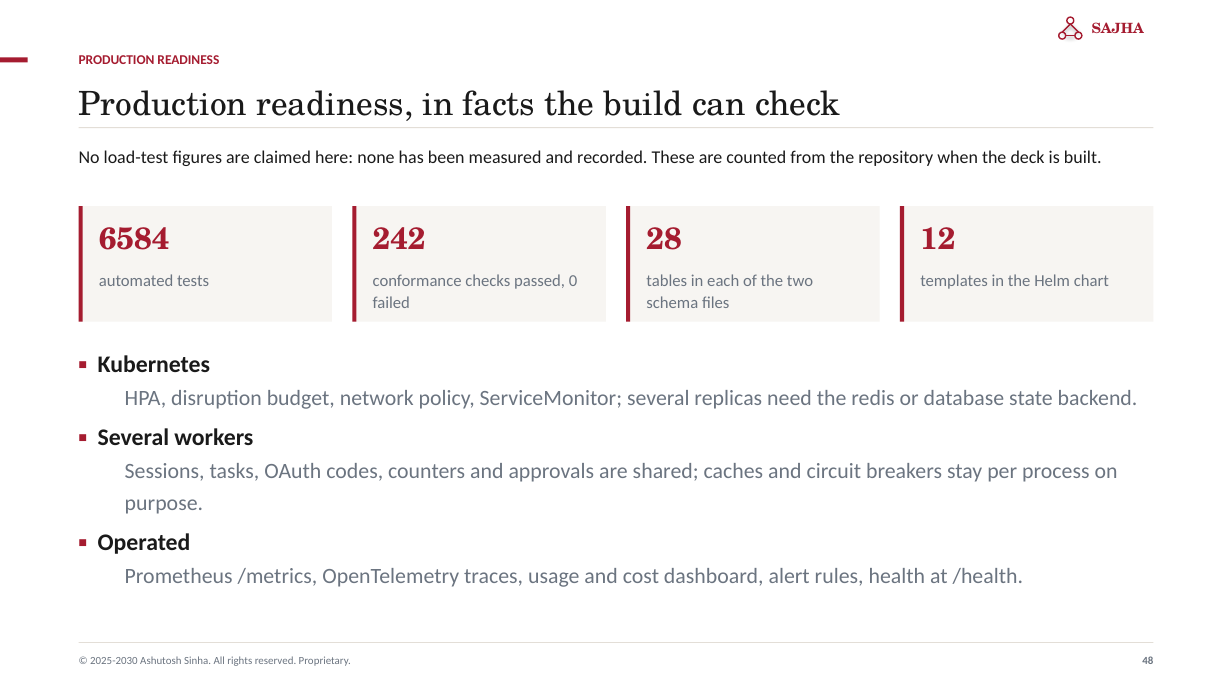
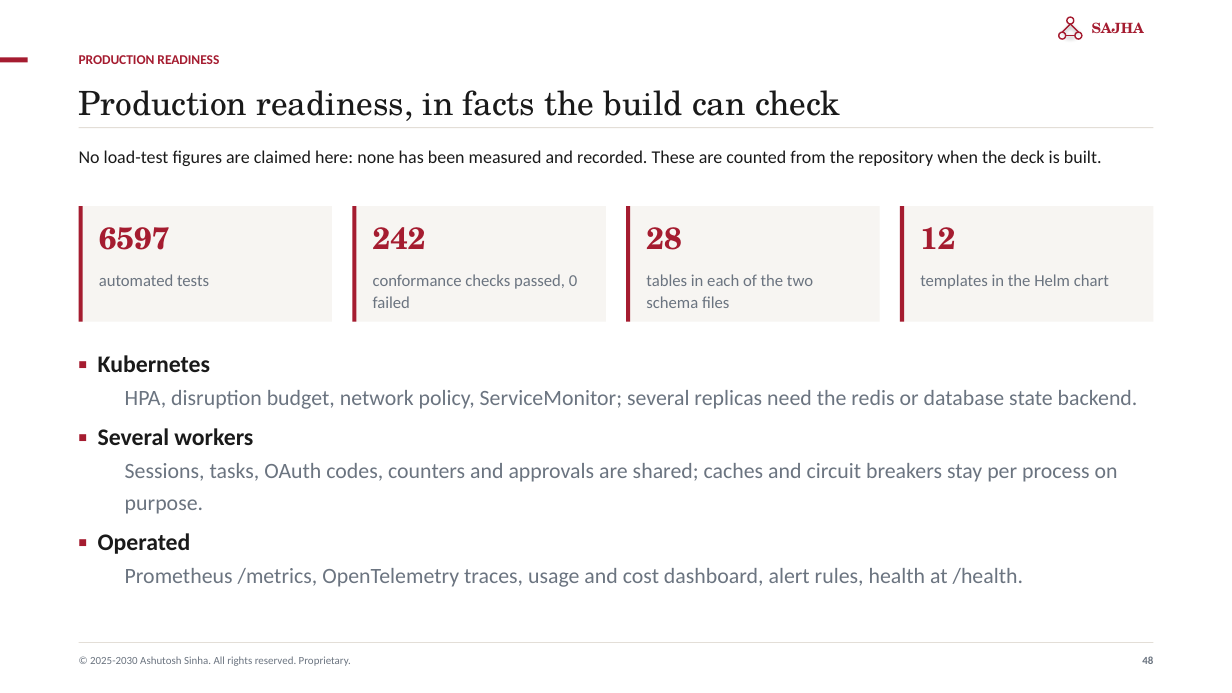
Before and after one commit to ajsinha/sajhamcpserver, a slide deck: slide 48 of docs/publications/SAJHA-MCP-Server.pptx. Drawn at 1232x693 pixels with LibreOffice and Linux fonts; fonts in the diff are those of the drawing. Boxes give left, top, right and bottom in pixels: in the first picture for what was removed or moved away, otherwise in the second. Text is boxed around its words. In the diff, an @@ line names an element or a change of style, - is before the commit and + after.

```diff
--- a/docs/publications/SAJHA-MCP-Server.pptx
+++ b/docs/publications/SAJHA-MCP-Server.pptx
@@ text at (x1=99, y1=227, x2=170, y2=250): text changed @@
-6584
+6597
```
Also in this commit, not shown: 5 other slides changed, 45 other files.
